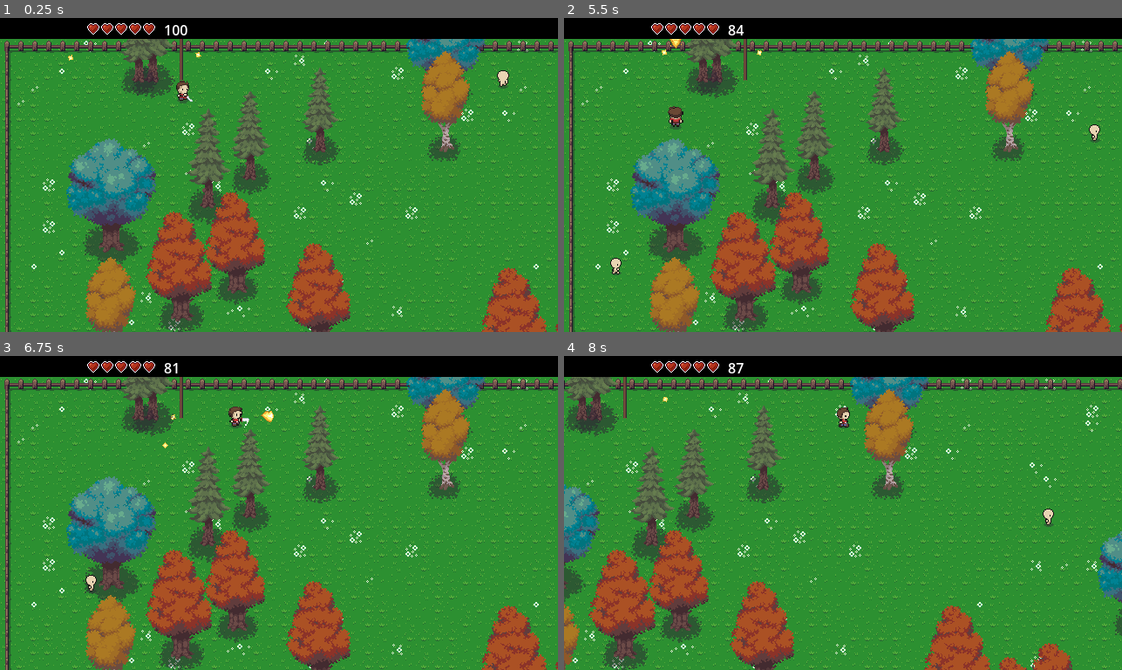
Above: before the commit, frames 1-4 (two rows, left to right).
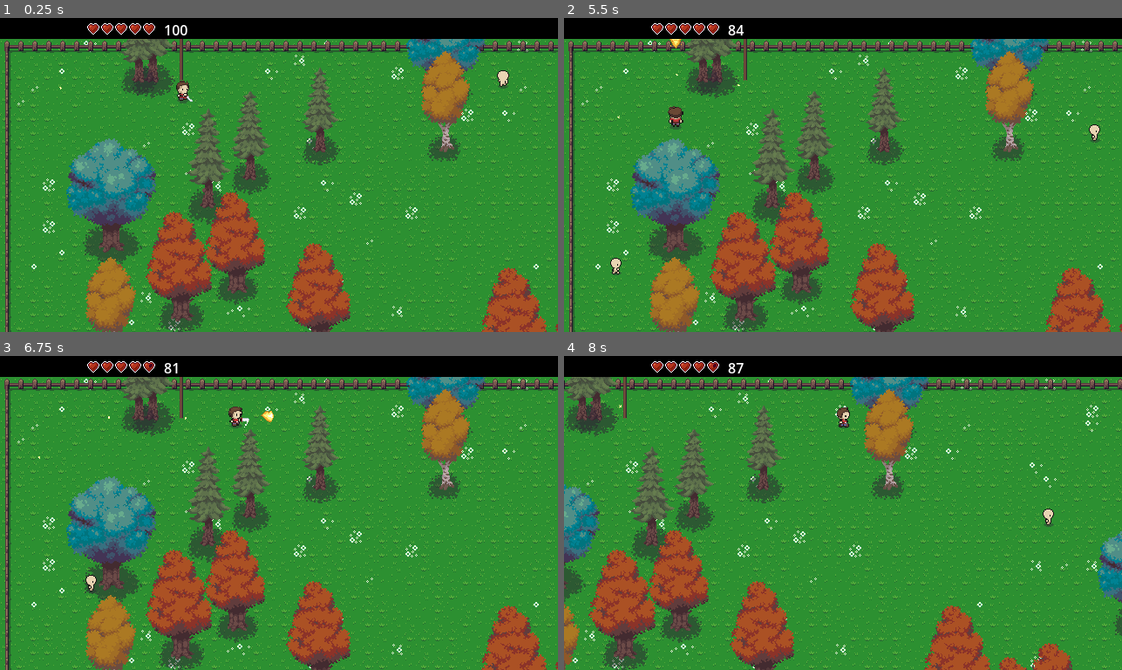
Above: after the commit, the same moments.

Repository: Struckhour/worldbuilder
Game: Godot game, scene res://scenes/main.tscn
Same seed, same stepped clock (60 frames per second), same inputs: the game is played once before the commit and once after it.
Inputs:
- Up to frame 1 (0.25 s): no input
- Up to frame 2 (5.5 s): hold W (move_up) 0.53-2.03 s; tap Left (attack) every 1.5 s from 0.6 to 5.1 s; tap Right (spin) at 1.35, 2.85, 4.35 s; hold A (move_left) 2.03-3.53 s; hold S (move_down) 3.53-4.28 s; hold D (move_right) 4.28-5.03 s; hold W (move_up) from 5.03 s (still down)
- Up to frame 3 (6.75 s): release W (move_up) at 5.78 s; hold D (move_right) from 5.78 s (still down); tap Right (spin) at 5.85 s; tap Left (attack) at 6.6 s
- Up to frame 4 (8 s): keep holding D (move_right); tap Right (spin) at 7.35 s

The runs differ from the first frame. In frame 1, less than 0.1% of the frame differs, in the area x 10-37%, y 10-23%; in frame 2, less than 0.1%; in frame 3, less than 0.1%, in the area x 6-34%, y 2-33%; in frame 4, less than 0.1%.

Commit message:
adds better damage code and adds player damage. changes diamond look and movement as well

Diff:
--- a/project.godot
+++ b/project.godot
@@ -86,7 +86,7 @@
 2d_physics/layer_3="PlayerHurtbox"
 2d_physics/layer_4="EnemyBody"
 2d_physics/layer_5="EnemyHitbox"
-2d_physics/layer_6="ProjectileHeights"
+2d_physics/layer_6="EnemyHurtbox"
 
 [rendering]
 
--- a/scenes/enemies/alien.gd
+++ b/scenes/enemies/alien.gd
@@ -5,10 +5,14 @@
 @export var contact_damage := 1
 
 @onready var anim: AnimatedSprite2D = $AnimatedSprite2D
-@onready var hitbox: Area2D = $Area2D
 @onready var body_shape: CollisionShape2D = $enemyfeet
-@onready var hitbox_shape: CollisionShape2D = $Area2D/enemyhitbox
 @export var hurt_time := 0.25
+@onready var hurtbox: Area2D = $Hurtbox
+@onready var hurtbox_shape: CollisionShape2D = $Hurtbox/CollisionShape2D
+@onready var contact_hitbox: Area2D = $Hitbox
+@onready var contact_shape: CollisionShape2D = $Hitbox/CollisionShape2D
+
+
 
 var hurt := false
 var health := max_health
@@ -16,7 +20,8 @@
 var direction := Vector2.ZERO
 
 func _ready() -> void:
-	hitbox.area_entered.connect(_on_hitbox_area_entered)
+	hurtbox.area_entered.connect(_on_hurtbox_area_entered)
+	contact_hitbox.add_to_group("enemy_hitboxes")
 	add_to_group("enemies")
 	pick_new_direction()
 
@@ -31,11 +36,28 @@
 
 	velocity = direction * speed
 	move_and_slide()
-
 	update_animation()
 
 	if get_slide_collision_count() > 0:
 		pick_new_direction()
+
+func _on_hurtbox_area_entered(area: Area2D) -> void:
+	if dead:
+		return
+
+	if area.name == "AttackHitbox":
+		print("took damage from sword")
+		take_damage(1)
+		return
+
+	if area.is_in_group("player_projectiles"):
+		print("took damage from fireblast")
+
+		if area.has_method("impact"):
+			area.impact()
+
+		take_damage(1)
+		return
 
 func pick_new_direction() -> void:
 	direction = Vector2(
@@ -58,18 +80,6 @@
 		else:
 			anim.play("walkup")
 
-func _on_hitbox_area_entered(area: Area2D) -> void:
-	if dead:
-		return
-
-	if area.name == "AttackHitbox":
-		print("took damage from sword")
-		take_damage(1)
-
-	if area.is_in_group("player_projectiles"):
-		print("took damage from fireblast")
-		take_damage(1)
-		area.queue_free()
 
 func take_damage(amount: int) -> void:
 	if dead or hurt:
@@ -99,9 +109,7 @@
 	dead = true
 
 	body_shape.set_deferred("disabled", true)
-	hitbox_shape.set_deferred("disabled", true)
+	hurtbox_shape.set_deferred("disabled", true)
+	contact_shape.set_deferred("disabled", true)
 
-	#anim.play("death")
-#
-	#await anim.animation_finished
 	queue_free()
--- a/scenes/enemies/alien.tscn
+++ b/scenes/enemies/alien.tscn
@@ -153,13 +153,23 @@
 position = Vector2(-1, -10)
 sprite_frames = SubResource("SpriteFrames_i86i5")
 animation = &"walkright"
-frame_progress = 0.568496
+frame_progress = 0.0712329
 
-[node name="Area2D" type="Area2D" parent="."]
+[node name="Hitbox" type="Area2D" parent="."]
 position = Vector2(-1, -10)
 collision_layer = 16
+collision_mask = 4
 
-[node name="enemyhitbox" type="CollisionShape2D" parent="Area2D"]
+[node name="CollisionShape2D" type="CollisionShape2D" parent="Hitbox"]
+position = Vector2(0.5, 1.5)
+shape = SubResource("RectangleShape2D_nkr06")
+
+[node name="Hurtbox" type="Area2D" parent="."]
+position = Vector2(-1, -10)
+collision_layer = 32
+collision_mask = 2
+
+[node name="CollisionShape2D" type="CollisionShape2D" parent="Hurtbox"]
 position = Vector2(0.5, 1.5)
 shape = SubResource("RectangleShape2D_nkr06")
 
--- a/scenes/enemies/diamond.tscn
+++ b/scenes/enemies/diamond.tscn
@@ -25,6 +25,10 @@
 atlas = ExtResource("1_gm3ix")
 region = Rect2(224, 48, 16, 16)
 
+[sub_resource type="AtlasTexture" id="AtlasTexture_58ryh"]
+atlas = ExtResource("1_gm3ix")
+region = Rect2(224, 48, 16, 16)
+
 [sub_resource type="SpriteFrames" id="SpriteFrames_58ryh"]
 animations = [{
 "frames": [{
@@ -43,17 +47,20 @@
 "loop": false,
 "name": &"death",
 "speed": 15.0
+}, {
+"frames": [{
+"duration": 1.0,
+"texture": SubResource("AtlasTexture_58ryh")
+}],
+"loop": true,
+"name": &"idle",
+"speed": 5.0
 }]
 
 [node name="Diamond" type="CharacterBody2D"]
 collision_layer = 8
 collision_mask = 2
 script = ExtResource("1_uyjhv")
-
-[node name="Sprite2D" type="Sprite2D" parent="."]
-texture = ExtResource("1_gm3ix")
-region_enabled = true
-region_rect = Rect2(195.539, 52.7294, 7.9727, 7.29705)
 
 [node name="Area2D" type="Area2D" parent="."]
 collision_layer = 4
@@ -71,6 +78,4 @@
 [node name="AnimatedSprite2D" type="AnimatedSprite2D" parent="."]
 position = Vector2(1, 0)
 sprite_frames = SubResource("SpriteFrames_58ryh")
-animation = &"death"
-frame = 3
-frame_progress = 1.0
+animation = &"idle"
--- a/scenes/player.tscn
+++ b/scenes/player.tscn
@@ -829,6 +829,7 @@
 
 [node name="Hurtbox" type="Area2D" parent="."]
 collision_layer = 4
+collision_mask = 19
 
 [node name="PlayerHurtbox" type="CollisionShape2D" parent="Hurtbox"]
 position = Vector2(0, -7)
--- a/scripts/diamond.gd
+++ b/scripts/diamond.gd
@@ -4,25 +4,25 @@
 
 var dead := false
 
-@export var move_radius := 60.0
-@export var move_speed := 1.5
-@export var drift_speed := 18.0
+@export var drift_speed := 7.0
+@export var wobble_amount := 10.0
+@export var wobble_speed := 1.2
+@export var turn_speed := 0.6
+@export var float_rotation_speed := 20.0
 
-var center := Vector2.ZERO
 var t := 0.0
-var phase_a := 0.0
-var phase_b := 0.0
 var drift_dir := Vector2.ZERO
+var base_position := Vector2.ZERO
+var phase := 0.0
 func _ready() -> void:
 	$Area2D.area_entered.connect(_on_area_entered)
 	$Area2D.body_entered.connect(_on_body_entered)
 	anim.animation_finished.connect(_on_animation_finished)
-
-	center = global_position
+	anim.play("idle")
+	base_position = global_position
 	t = randf_range(0.0, TAU)
-	phase_a = randf_range(0.0, TAU)
-	phase_b = randf_range(0.0, TAU)
-	drift_dir = Vector2(randf_range(-1, 1), randf_range(-1, 1)).normalized()
+	phase = randf_range(0.0, TAU)
+	drift_dir = Vector2(randf_range(-1, 1), randf_range(-0.6, 0.6)).normalized()
 
 
 func _on_area_entered(area: Area2D) -> void:
@@ -56,13 +56,19 @@
 	if dead:
 		return
 
-	t += move_speed * delta
-	center += drift_dir * drift_speed * delta
+	t += delta
 
-	var offset := Vector2(
-		cos(t + phase_a) * move_radius + cos(t * 2.3) * move_radius * 0.35,
-		sin(t * 1.4 + phase_b) * move_radius * 0.7 + sin(t * 2.1) * move_radius * 0.25
+	# Slowly change direction over time, like air currents.
+	drift_dir = drift_dir.rotated(sin(t * 0.7 + phase) * turn_speed * delta)
+	drift_dir = drift_dir.normalized()
+
+	base_position += drift_dir * drift_speed * delta
+
+	var wobble := Vector2(
+		sin(t * wobble_speed + phase) * wobble_amount,
+		cos(t * wobble_speed * 0.8 + phase) * wobble_amount * 0.6
 	)
 
-	global_position = center + offset
-	rotation_degrees += 120.0 * delta
+	global_position = base_position + wobble
+
+	rotation_degrees += float_rotation_speed * delta
--- a/scripts/fireblast.gd
+++ b/scripts/fireblast.gd
@@ -33,11 +33,9 @@
 	if impacted:
 		return
 
-	var target := area.get_parent()
+	var target := area.owner
 
-	if target and target.is_in_group("enemies") and target.has_method("take_damage"):
-		print("Fireblast damaging enemy")
-		target.take_damage(1)
+	if target and target.is_in_group("enemies"):
 		impact()
 
 func _on_body_entered(body: Node) -> void:
--- a/scripts/player.gd
+++ b/scripts/player.gd
@@ -6,6 +6,7 @@
 @onready var attack_hitbox: Area2D = $AttackHitbox
 @onready var attack_shape: CollisionShape2D = $AttackHitbox/CollisionShape2D
 @export var max_health := 20
+
 
 var spinning := false
 var facing := "down"
@@ -26,7 +27,7 @@
 	attack_shape.disabled = true
 	attack_hitbox.monitoring = true
 	attack_hitbox.monitorable = true
-
+	$Hurtbox.area_entered.connect(_on_hurtbox_area_entered)
 
 func _physics_process(delta):
 	regenerate_peace(delta)
@@ -36,6 +37,15 @@
 	handle_spin()
 	update_animation()
 
+func _on_hurtbox_area_entered(area: Area2D) -> void:
+	if area.is_in_group("enemy_hitboxes"):
+		var enemy := area.owner
+
+		if enemy:
+			take_damage(enemy.contact_damage, enemy.global_position)
+		else:
+			take_damage(1)
+
 func spend_peace(amount: float) -> void:
 	var old_peace := peace
 
@@ -71,19 +81,28 @@
 var current_health := max_health
 var invincible := false
 
-func take_damage(amount: int) -> void:
+func take_damage(amount: int, knockback_from: Vector2 = global_position) -> void:
 	if invincible:
 		return
 
 	current_health = max(current_health - amount, 0)
 
 	var hud := get_tree().get_first_node_in_group("hud")
-
 	if hud:
 		hud.set_health(current_health)
 
+	var knockback_dir := (global_position - knockback_from).normalized()
+	velocity = knockback_dir * 300.0
+	move_and_slide()
+
 	invincible = true
-	await get_tree().create_timer(0.75).timeout
+
+	for i in 6:
+		anim.visible = false
+		await get_tree().create_timer(0.08).timeout
+		anim.visible = true
+		await get_tree().create_timer(0.08).timeout
+
 	invincible = false
 
 	if current_health <= 0:
Not shown: 1 places in scenes/enemies/diamond.tscn that only renumber resources
